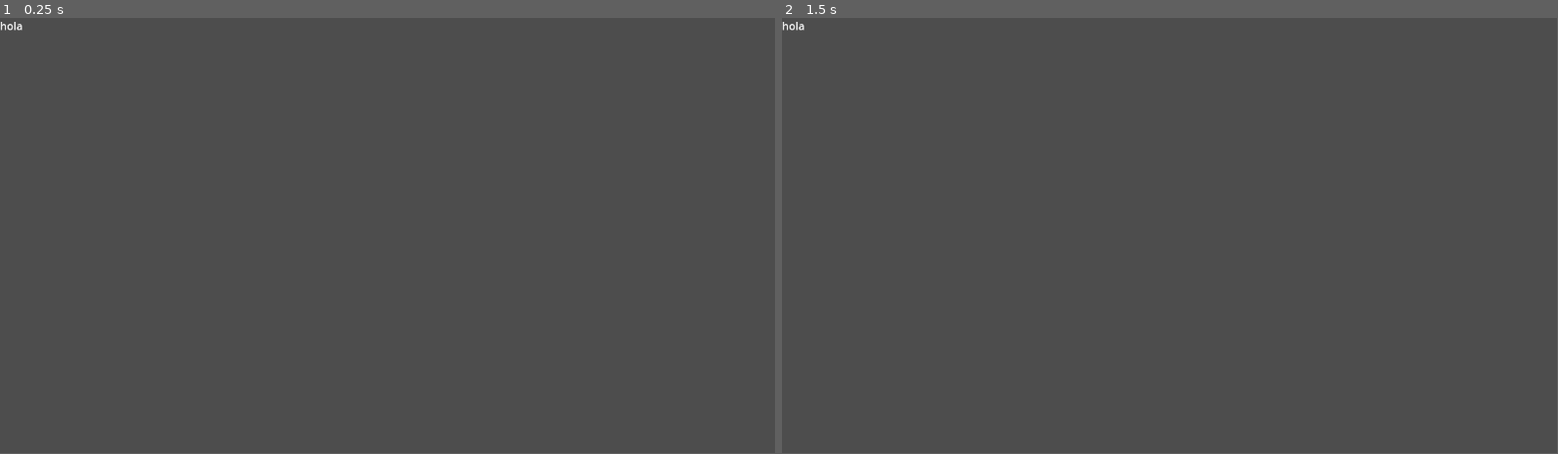
Above: before the commit, frames 1-2 (left to right).
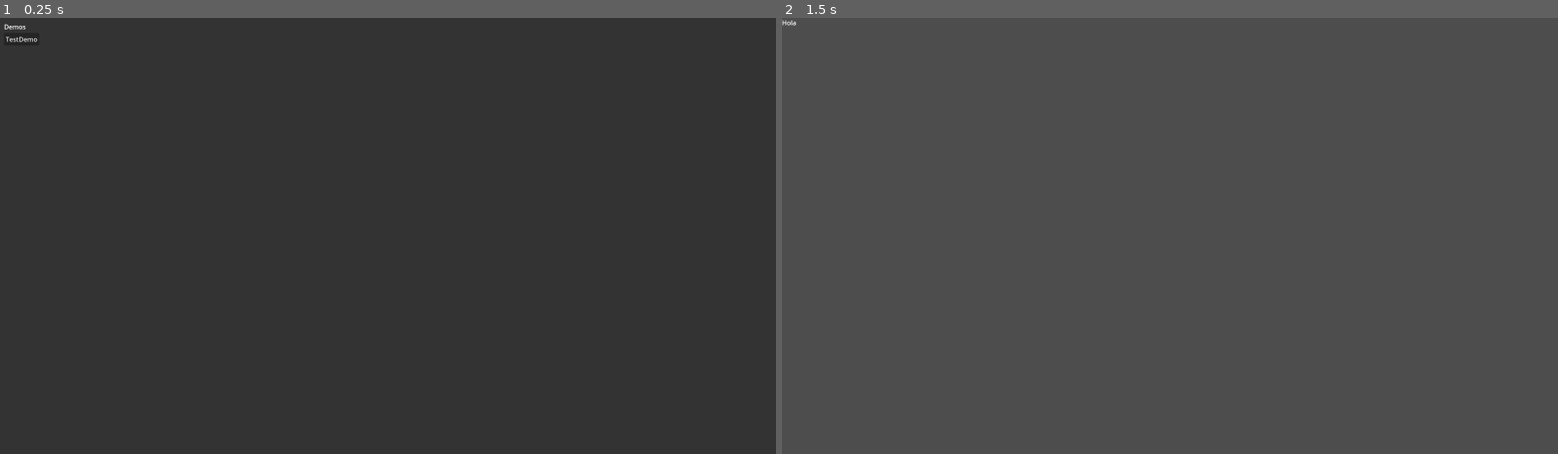
Above: after the commit, the same moments.

Repository: Hipocamp3002/MyGodotNodes
Game: Godot game, scene res://Base/menu_inicial.tscn
Same seed, same stepped clock (60 frames per second), same inputs: the game is played once before the commit and once after it. Before the commit the project has no main scene; this scene is started directly in both runs.
Inputs (mouse positions are in pixels of both pictures, inside the frame that each line leads up to):
- Up to frame 1 (0.25 s): no input
- Up to frame 2 (1.5 s): click (805, 39) at 0.5 s, where only the run after the commit has a clickable "TestDemo"; tap Enter at 1.25 s
In our replay, the window is 799x449 before the commit and 800x450 after it. These sizes can differ from the game's own. Grey fills any space a smaller window leaves; there, only what the larger window draws over its background counts as a difference.

The runs differ from the first frame. In frame 1, 100% of the frame differs, in the area x 0-100%, y 0-100%; in frame 2, less than 0.1%.

Commit message:
added demo loadder

Diff:
--- /dev/null
+++ b/Base/DemoBase.gd
@@ -0,0 +1,7 @@
+extends Node
+
+@onready var MenuScene = "res://Base/menu_inicial.tscn"
+
+func _input(event):
+	if(event.is_action_pressed("ExitDemo")):
+		get_tree().change_scene_to_file(MenuScene)
--- /dev/null
+++ b/Base/DemoBase.tscn
@@ -0,0 +1,6 @@
+[gd_scene load_steps=2 format=3 uid="uid://gvk17txni068"]
+
+[ext_resource type="Script" path="res://Base/DemoBase.gd" id="1_byai8"]
+
+[node name="DemoBase" type="Node"]
+script = ExtResource("1_byai8")
--- /dev/null
+++ b/Base/DemoButton.gd
@@ -0,0 +1,12 @@
+extends Button
+
+@export_dir var DemoDir;
+
+# Called when the node enters the scene tree for the first time.
+func _ready():
+	text = DemoDir.get_file().get_slice(".",0)
+
+
+
+func _on_button_up():
+	get_tree().change_scene_to_file(DemoDir)
--- /dev/null
+++ b/Base/SelectorContainer.gd
@@ -0,0 +1,20 @@
+extends HFlowContainer
+
+@export_dir var DemosDir = "res://Demos/"
+@export var buttonScene : PackedScene
+
+# Called when the node enters the scene tree for the first time.
+func _ready():
+	var dir = DirAccess.open(DemosDir)
+	if dir:
+		# for each file
+		dir.list_dir_begin()
+		var file_name = dir.get_next()
+		while file_name != "":
+			#create a button with that file
+			var full_dir = DemosDir + file_name
+			var button = buttonScene.instantiate()
+			button.DemoDir = full_dir
+			add_child(button)
+
+			file_name = dir.get_next()
--- /dev/null
+++ b/Base/demo_button.tscn
@@ -0,0 +1,9 @@
+[gd_scene load_steps=2 format=3 uid="uid://byljqd7perb1i"]
+
+[ext_resource type="Script" path="res://Base/DemoButton.gd" id="1_xxxcn"]
+
+[node name="DemoButton" type="Button"]
+script = ExtResource("1_xxxcn")
+DemoDir = "res://Base/DemoBase.tscn"
+
+[connection signal="button_up" from="." to="." method="_on_button_up"]
--- a/Base/menu_inicial.tscn
+++ b/Base/menu_inicial.tscn
@@ -1,4 +1,9 @@
-[gd_scene format=3 uid="uid://tntbjqtcva7w"]
+[gd_scene load_steps=4 format=3 uid="uid://tntbjqtcva7w"]
+
+[ext_resource type="Script" path="res://Base/SelectorContainer.gd" id="1_kcyqv"]
+[ext_resource type="PackedScene" uid="uid://byljqd7perb1i" path="res://Base/demo_button.tscn" id="2_5hi8m"]
+
+[sub_resource type="LabelSettings" id="LabelSettings_wvsrf"]
 
 [node name="MenuInicial" type="Control"]
 layout_mode = 3
@@ -8,8 +13,34 @@
 grow_horizontal = 2
 grow_vertical = 2
 
-[node name="Label" type="Label" parent="."]
-layout_mode = 0
-offset_right = 40.0
-offset_bottom = 23.0
-text = "hola"
+[node name="ColorRect" type="ColorRect" parent="."]
+show_behind_parent = true
+layout_mode = 1
+anchors_preset = 15
+anchor_right = 1.0
+anchor_bottom = 1.0
+grow_horizontal = 2
+grow_vertical = 2
+color = Color(0.2, 0.2, 0.2, 1)
+
+[node name="VBoxContainer" type="VBoxContainer" parent="."]
+layout_mode = 1
+anchors_preset = -1
+anchor_right = 1.0
+anchor_bottom = 1.0
+offset_left = 10.0
+offset_top = 10.0
+offset_right = -10.0
+offset_bottom = -10.0
+grow_horizontal = 2
+grow_vertical = 2
+
+[node name="Label" type="Label" parent="VBoxContainer"]
+layout_mode = 2
+text = "Demos"
+label_settings = SubResource("LabelSettings_wvsrf")
+
+[node name="SelectorContainer" type="HFlowContainer" parent="VBoxContainer"]
+layout_mode = 2
+script = ExtResource("1_kcyqv")
+buttonScene = ExtResource("2_5hi8m")
--- /dev/null
+++ b/Components/Breaking/BreakDelaunayCombex.gd
@@ -0,0 +1,83 @@
+extends BreakNode
+
+@export var nunPoints = 10
+@export var min_width = 10
+
+func Body_break():
+	#find shape
+	var Shape : Polygon2D
+
+	for c in get_parent().get_children():
+		if(c.get_class() == "Polygon2D"):
+			Shape = c
+
+	var polygon = Shape.polygon
+	var points = polygon.duplicate()
+
+	#get size polygon
+	var min_vec = polygon[0]
+	var max_vec = polygon[0]
+	for i in range(1,polygon.size()):
+		var v = polygon[i]
+		if(v.x < min_vec.x): min_vec.x = v.x
+		if(v.y < min_vec.y): min_vec.y = v.y
+		if(v.x > max_vec.x): max_vec.x = v.x
+		if(v.y > max_vec.y): max_vec.y = v.y
+
+	#random points in rectangle
+	var count = 0
+	while(count < nunPoints):
+		var x = randf_range(min_vec.x,max_vec.x)
+		var y = randf_range(min_vec.y,max_vec.y)
+		var v = Vector2(x,y)
+		if(Geometry2D.is_point_in_polygon(v,polygon)):
+			count += 1
+			points.push_back(v)
+
+	var Triangulation = Geometry2D.triangulate_delaunay(points)
+
+	for i in range(0,Triangulation.size(),3):
+		var tri : PackedVector2Array
+		tri.push_back(points[Triangulation[i]])
+		tri.push_back(points[Triangulation[i+1]])
+		tri.push_back(points[Triangulation[i+2]])
+
+		var create = true
+		if(min_width > 0):
+			#check thickness
+			for j in 3:
+				var v = tri[(j+1)%3] - tri[j]
+				var u = tri[(j-1)%3] - tri[j]
+
+				var c = v.dot(u)/(v.length()*u.length())
+				var s = sqrt(1-c*c)
+
+				if abs(s*v.length()) < min_width: create=false
+
+		if create:
+			var p = piece.instantiate()
+
+			p.position = get_parent().position
+			p.set_shape(tri,Shape)
+			get_parent().add_sibling(p)
+
+	get_parent().queue_free()
+
+
+func _ready():
+	if Engine.is_editor_hint():
+		get_parent().child_order_changed.connect(update_configuration_warnings)
+	else:
+		pass
+
+func  _get_configuration_warnings():
+	var p = get_parent()
+	if p == null: return []
+
+	var has_shape = false
+	for c in p.get_children():
+		if(c.get_class() == "Polygon2D"):
+			#TODO: Check if polygon is conbex
+
+			return [""]
+	return ["Parent doesn't have a shape2D to break"]
--- /dev/null
+++ b/Components/Breaking/BreakDelaunayCombex.tscn
@@ -0,0 +1,8 @@
+[gd_scene load_steps=3 format=3 uid="uid://cyvten3qdh6db"]
+
+[ext_resource type="Script" path="res://Components/Breaking/BreakDelaunayCombex.gd" id="1_smfva"]
+[ext_resource type="PackedScene" uid="uid://ciaq8pwpwhj3j" path="res://Components/Breaking/PieceBody2D.tscn" id="2_8yt1t"]
+
+[node name="BreakDelaunayCombex" type="Node"]
+script = ExtResource("1_smfva")
+piece = ExtResource("2_8yt1t")
--- /dev/null
+++ b/Components/Breaking/BreakNode.gd
@@ -0,0 +1,23 @@
+@tool
+extends Node
+class_name BreakNode
+
+@export var piece : PackedScene:
+	set(p):
+		piece = p
+		if Engine.is_editor_hint():
+			update_configuration_warnings()
+
+func _get_configuration_warnings():
+	if piece == null:
+		return ["No piece to break into"]
+
+	var p = piece.instantiate()
+
+	if !p.has_method("set_shape"):
+		return ["Piece can't be set, needs set_shape(PackedVector2Array , Polygon2D)"]
+
+	return []
+
+func  Body_break():
+	pass
--- /dev/null
+++ b/Components/Breaking/BreakNode.tscn
@@ -0,0 +1,8 @@
+[gd_scene load_steps=3 format=3 uid="uid://b3benta1qyhwq"]
+
+[ext_resource type="Script" path="res://Components/Breaking/BreakNode.gd" id="1_f67nh"]
+[ext_resource type="PackedScene" uid="uid://ciaq8pwpwhj3j" path="res://Components/Breaking/PieceBody2D.tscn" id="2_ndp72"]
+
+[node name="BreakNode" type="Node"]
+script = ExtResource("1_f67nh")
+piece = ExtResource("2_ndp72")
--- /dev/null
+++ b/Components/Breaking/BreakTriangulateNode.gd
@@ -0,0 +1,48 @@
+@tool
+extends BreakNode
+
+
+func Body_break():
+	#find shape
+	var Shape : Polygon2D
+
+	for c in get_parent().get_children():
+		if(c.get_class() == "Polygon2D"):
+			Shape = c
+
+	var polygon = Shape.polygon
+	var Triangulation = Geometry2D.triangulate_polygon(polygon)
+
+	for i in range(0,Triangulation.size(),3):
+		var tri : PackedVector2Array
+		tri.push_back(polygon[Triangulation[i]])
+		tri.push_back(polygon[Triangulation[i+1]])
+		tri.push_back(polygon[Triangulation[i+2]])
+
+		var p = piece.instantiate()
+
+		p.position = get_parent().position
+		p.set_shape(tri,Shape)
+		get_parent().add_sibling(p)
+
+	get_parent().queue_free()
+
+
+func _ready():
+	if Engine.is_editor_hint():
+		get_parent().child_order_changed.connect(update_configuration_warnings)
+	else:
+		pass
+
+func  _get_configuration_warnings():
+	var p = get_parent()
+	if p == null: return []
+
+	var has_shape = false
+	for c in p.get_children():
+		if(c.get_class() == "Polygon2D"):
+			has_shape = true
+
+	if(!has_shape): return ["Parent doesn't have a shape2D to break"]
+
+	return[]
--- /dev/null
+++ b/Components/Breaking/BreakTriangulateNode.tscn
@@ -0,0 +1,8 @@
+[gd_scene load_steps=3 format=3 uid="uid://cgi7p52qr44sv"]
+
+[ext_resource type="Script" path="res://Components/Breaking/BreakTriangulateNode.gd" id="1_puwql"]
+[ext_resource type="PackedScene" uid="uid://ciaq8pwpwhj3j" path="res://Components/Breaking/PieceBody2D.tscn" id="2_l8wrs"]
+
+[node name="BreakTriangulateNode" type="Node"]
+script = ExtResource("1_puwql")
+piece = ExtResource("2_l8wrs")
--- /dev/null
+++ b/Components/Breaking/PieceBody2D.gd
@@ -0,0 +1,28 @@
+extends RigidBody2D
+
+@onready var Collision : CollisionPolygon2D
+@export var Shape : Polygon2D
+@export var polygon : PackedVector2Array
+
+func set_shape(new_polygon:PackedVector2Array, new_shape:Polygon2D):
+	polygon = new_polygon
+
+	#find center
+	var center = Vector2.ZERO
+	for v in polygon:
+		center += v
+	center /= polygon.size()
+
+	for i in range(0,polygon.size()):
+		polygon[i] -= center
+
+	position += center
+
+	Shape = new_shape.duplicate() as Polygon2D
+	Shape.polygon = polygon
+	Shape.texture_offset += center.rotated(Shape.texture_rotation)
+	add_child(Shape)
+
+	Collision = CollisionPolygon2D.new()
+	Collision.polygon = polygon
+	add_child(Collision)
--- /dev/null
+++ b/Components/Breaking/PieceBody2D.tscn
@@ -0,0 +1,6 @@
+[gd_scene load_steps=2 format=3 uid="uid://ciaq8pwpwhj3j"]
+
+[ext_resource type="Script" path="res://Components/Breaking/PieceBody2D.gd" id="1_dymnm"]
+
+[node name="PieceBody2d" type="RigidBody2D"]
+script = ExtResource("1_dymnm")
--- /dev/null
+++ b/Components/Breaking/tests/BreakingTest.tscn
@@ -0,0 +1,66 @@
+[gd_scene load_steps=5 format=3 uid="uid://djkudgg4h4cst"]
+
+[ext_resource type="Script" path="res://Components/Breaking/tests/GroundPolygon.gd" id="1_3fntd"]
+[ext_resource type="Texture2D" uid="uid://cx7qhq0r4hewy" path="res://icon.svg" id="2_yrr7v"]
+[ext_resource type="PackedScene" uid="uid://cgi7p52qr44sv" path="res://Components/Breaking/BreakTriangulateNode.tscn" id="3_6q6lx"]
+[ext_resource type="PackedScene" uid="uid://cyvten3qdh6db" path="res://Components/Breaking/BreakDelaunayCombex.tscn" id="4_p1r8u"]
+
+[node name="BreakingTest" type="Node2D"]
+
+[node name="Camera2D" type="Camera2D" parent="."]
+
+[node name="Ground" type="StaticBody2D" parent="."]
+script = ExtResource("1_3fntd")
+
+[node name="Shape" type="Polygon2D" parent="Ground"]
+color = Color(0.85098, 0.85098, 0.85098, 1)
+polygon = PackedVector2Array(-947, 400, 937, 400, 367, 522, -507, 509)
+
+[node name="Collider" type="CollisionPolygon2D" parent="Ground"]
+polygon = PackedVector2Array(26, 167, 45, 142, 65, 165)
+
+[node name="Breakable" type="StaticBody2D" parent="."]
+position = Vector2(526, -105)
+script = ExtResource("1_3fntd")
+
+[node name="BreakTriangulateNode" parent="Breakable" instance=ExtResource("3_6q6lx")]
+
+[node name="Collider" type="CollisionPolygon2D" parent="Breakable"]
+polygon = PackedVector2Array(26, 167, 45, 142, 65, 165)
+
+[node name="Shape" type="Polygon2D" parent="Breakable"]
+texture_repeat = 2
+color = Color(0.85098, 0.85098, 0.85098, 1)
+texture = ExtResource("2_yrr7v")
+texture_offset = Vector2(-65.045, 49.655)
+texture_scale = Vector2(1.295, 1.295)
+texture_rotation = -0.513127
+polygon = PackedVector2Array(58, 69, 236, -63, 130, -95, 53, -150, -58, -91, 58, -25)
+
+[node name="Timer" type="Timer" parent="Breakable"]
+autostart = true
+
+[node name="Breakable2" type="StaticBody2D" parent="."]
+position = Vector2(-746, -51)
+script = ExtResource("1_3fntd")
+
+[node name="BreakDelaunayCombex" parent="Breakable2" instance=ExtResource("4_p1r8u")]
+min_width = 15
+
+[node name="Collider" type="CollisionPolygon2D" parent="Breakable2"]
+polygon = PackedVector2Array(26, 167, 45, 142, 65, 165)
+
+[node name="Shape" type="Polygon2D" parent="Breakable2"]
+texture_repeat = 2
+color = Color(0.85098, 0.85098, 0.85098, 1)
+texture = ExtResource("2_yrr7v")
+texture_offset = Vector2(-65.045, 49.655)
+texture_scale = Vector2(1.295, 1.295)
+texture_rotation = -0.513127
+polygon = PackedVector2Array(111, 15, 68, -137, -55, -75, -25, 64)
+
+[node name="Timer" type="Timer" parent="Breakable2"]
+autostart = true
+
+[connection signal="timeout" from="Breakable/Timer" to="Breakable/BreakTriangulateNode" method="Body_break"]
+[connection signal="timeout" from="Breakable2/Timer" to="Breakable2/BreakDelaunayCombex" method="Body_break"]
--- /dev/null
+++ b/Components/Breaking/tests/GroundPolygon.gd
@@ -0,0 +1,7 @@
+extends StaticBody2D
+
+
+
+# Called when the node enters the scene tree for the first time.
+func _ready():
+	$Collider.polygon = $Shape.polygon
--- /dev/null
+++ b/Demos/TestDemo.tscn
@@ -0,0 +1,19 @@
+[gd_scene load_steps=2 format=3 uid="uid://dkabuv7mqfo4k"]
+
+[ext_resource type="PackedScene" uid="uid://gvk17txni068" path="res://Base/DemoBase.tscn" id="1_exl1d"]
+
+[node name="TestDemo" type="Control"]
+layout_mode = 3
+anchors_preset = 15
+anchor_right = 1.0
+anchor_bottom = 1.0
+grow_horizontal = 2
+grow_vertical = 2
+
+[node name="Label" type="Label" parent="."]
+layout_mode = 0
+offset_right = 40.0
+offset_bottom = 23.0
+text = "Hola"
+
+[node name="DemoBase" parent="." instance=ExtResource("1_exl1d")]
--- a/project.godot
+++ b/project.godot
@@ -11,5 +11,28 @@
 [application]
 
 config/name="MyGodotNodes"
+run/main_scene="res://Base/menu_inicial.tscn"
 config/features=PackedStringArray("4.2", "Forward Plus")
 config/icon="res://icon.svg"
+
+[display]
+
+window/size/viewport_width=1920
+window/size/viewport_height=1080
+window/stretch/mode="viewport"
+
+[file_customization]
+
+folder_colors={
+"res://Base/": "green",
+"res://Components/": "blue",
+"res://Demos/": "orange"
+}
+
+[input]
+
+ExitDemo={
+"deadzone": 0.5,
+"events": [Object(InputEventKey,"resource_local_to_scene":false,"resource_name":"","device":-1,"window_id":0,"alt_pressed":false,"shift_pressed":false,"ctrl_pressed":true,"meta_pressed":false,"pressed":false,"keycode":0,"physical_keycode":4194305,"key_label":0,"unicode":0,"echo":false,"script":null)
+]
+}
Not shown, added: images/.gdignore
Binary file added: images/editing_preview.gif
